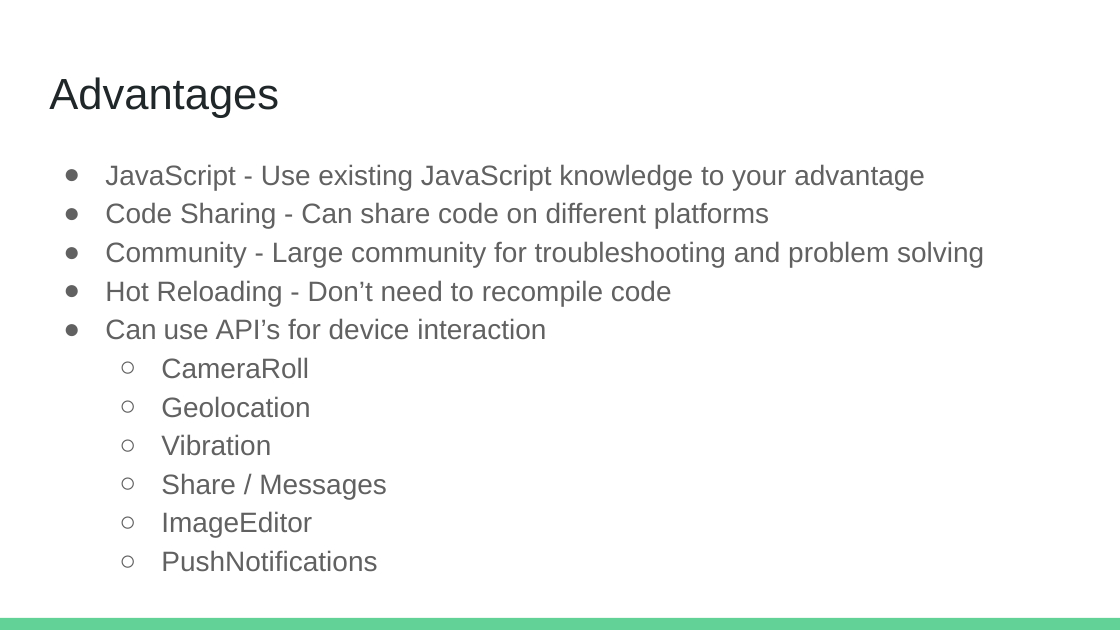
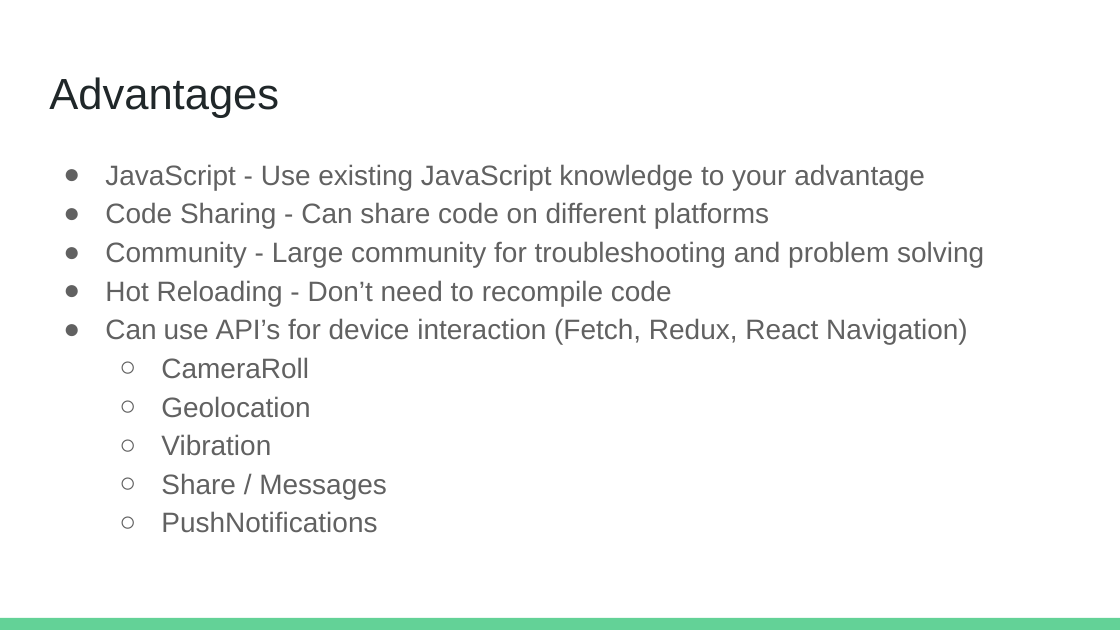
Before and after one commit to chasemoy/lightning-talk, a slide deck: slide 3 of Lightning Talk.pptx. Drawn at 1120x630 pixels with LibreOffice and Linux fonts; fonts in the diff are those of the drawing. Boxes give left, top, right and bottom in pixels: in the first picture for what was removed or moved away, otherwise in the second. Text is boxed around its words. In the diff, an @@ line names an element or a change of style, - is before the commit and + after.

```diff
--- a/Lightning Talk.pptx
+++ b/Lightning Talk.pptx
@@ text at (105, 318, 968, 345): text changed @@
-● Can use API’s for device interaction
+● Can use API’s for device interaction (Fetch, Redux, React Navigation)
@@ text at (161, 511, 312, 538): paragraph removed @@
-  ○ ImageEditor
```
Also in this commit, not shown: 2 other slides changed, 1 slide removed.
